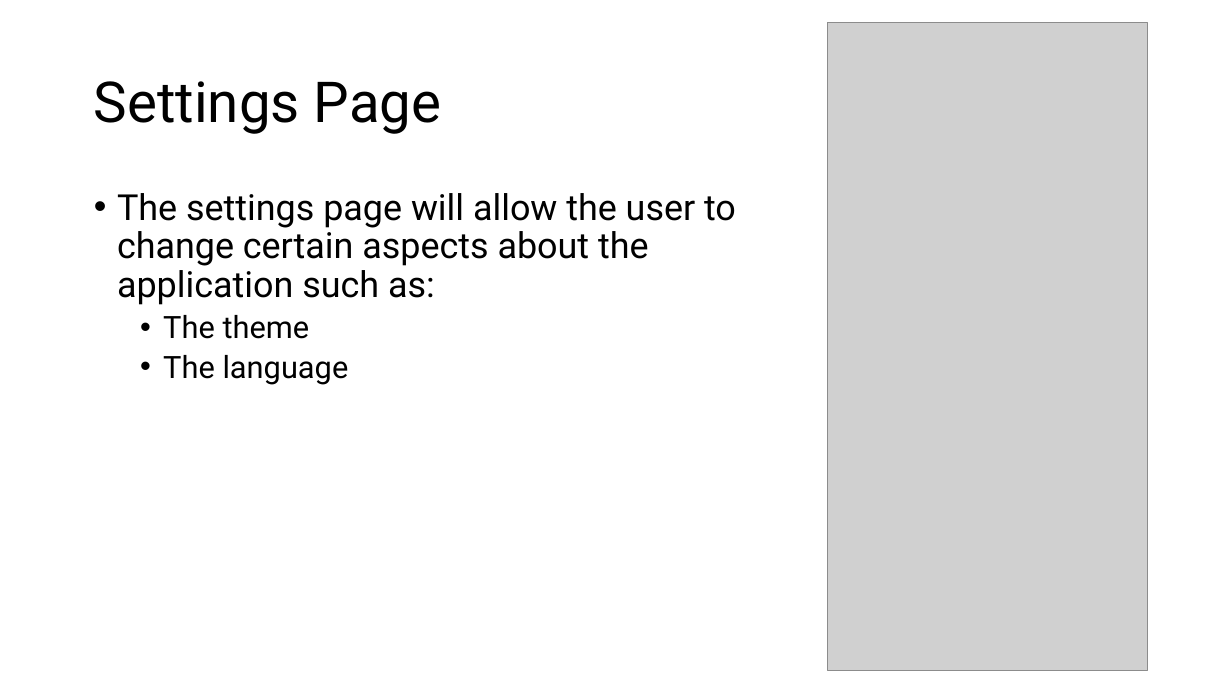
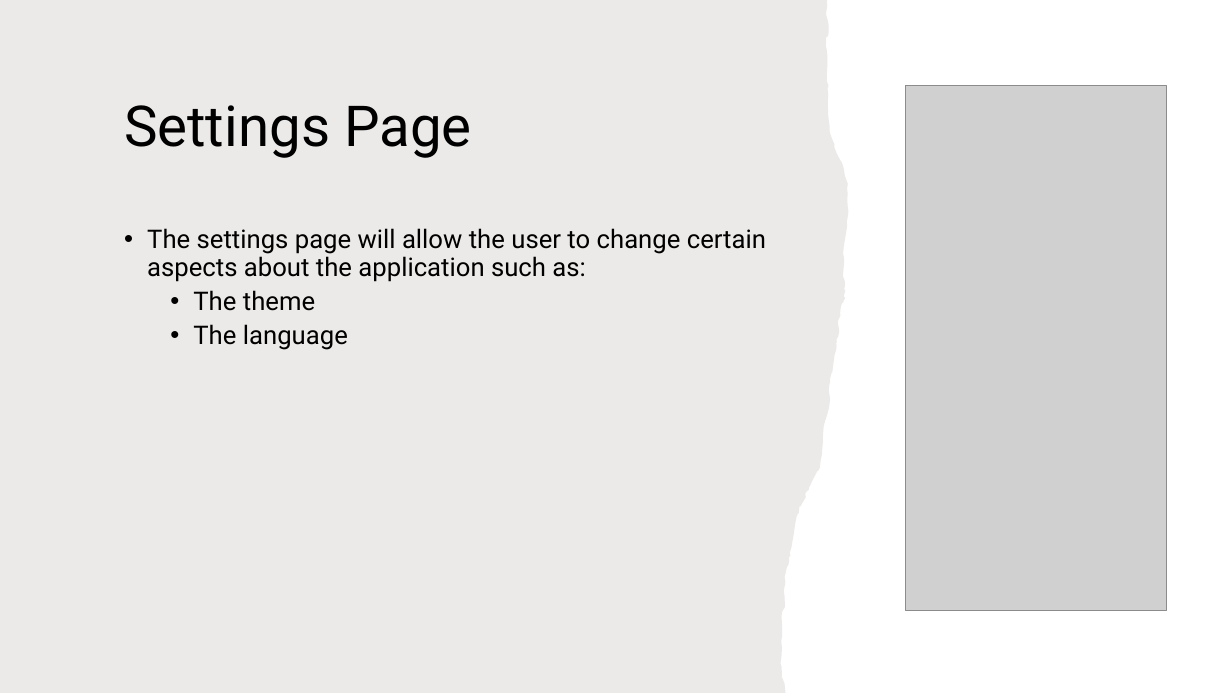
Before and after one commit to gennarofinelli/AppDev2Project, a slide deck: slide 13 of BloodLife Presentation.pptx (slide 12 before the commit). Drawn at 1232x693 pixels with LibreOffice and Linux fonts; fonts in the diff are those of the drawing; grey boxes stand for pictures. Boxes give left, top, right and bottom in pixels: in the first picture for what was removed or moved away, otherwise in the second. Text is boxed around its words. In the diff, an @@ line names an element or a change of style, - is before the commit and + after.

```diff
--- a/BloodLife Presentation.pptx
+++ b/BloodLife Presentation.pptx
@@ freeform shape added at [0, 0, 884, 693], fill #82766A at 15% opacity @@
@@ title "Settings Page": place and size @@
-title "Settings Page" at [94, 81, 442, 134]
+title "Settings Page" at [124, 105, 472, 158]
@@ picture: place and size @@
-picture at [827, 23, 1147, 670]
+picture at [906, 86, 1167, 611]
@@ text "The settings page will allow ...": place and size @@
-text "The settings page will allow ..." at [117, 193, 736, 385]
+text "The settings page will allow ..." at [147, 228, 766, 350]
@@ text "The settings page will allow ..." at [147, 228, 766, 350]: size 28 to 20 pt in "The settings page will allow the user ..."; size 24 to 20 pt in "The theme", "The language" @@
```
Also in this commit, not shown: 11 other slides changed, 1 slide added.
